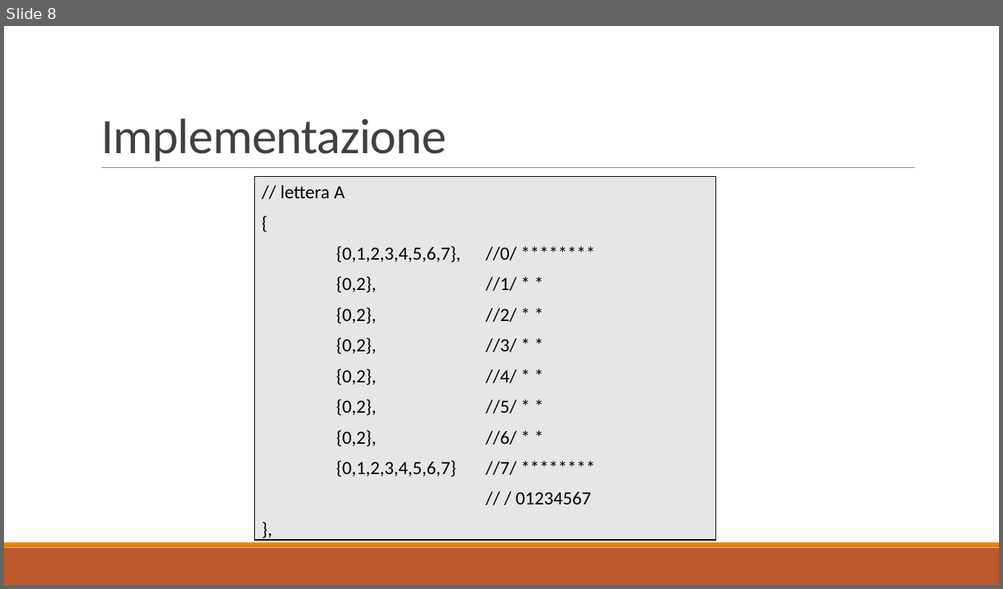
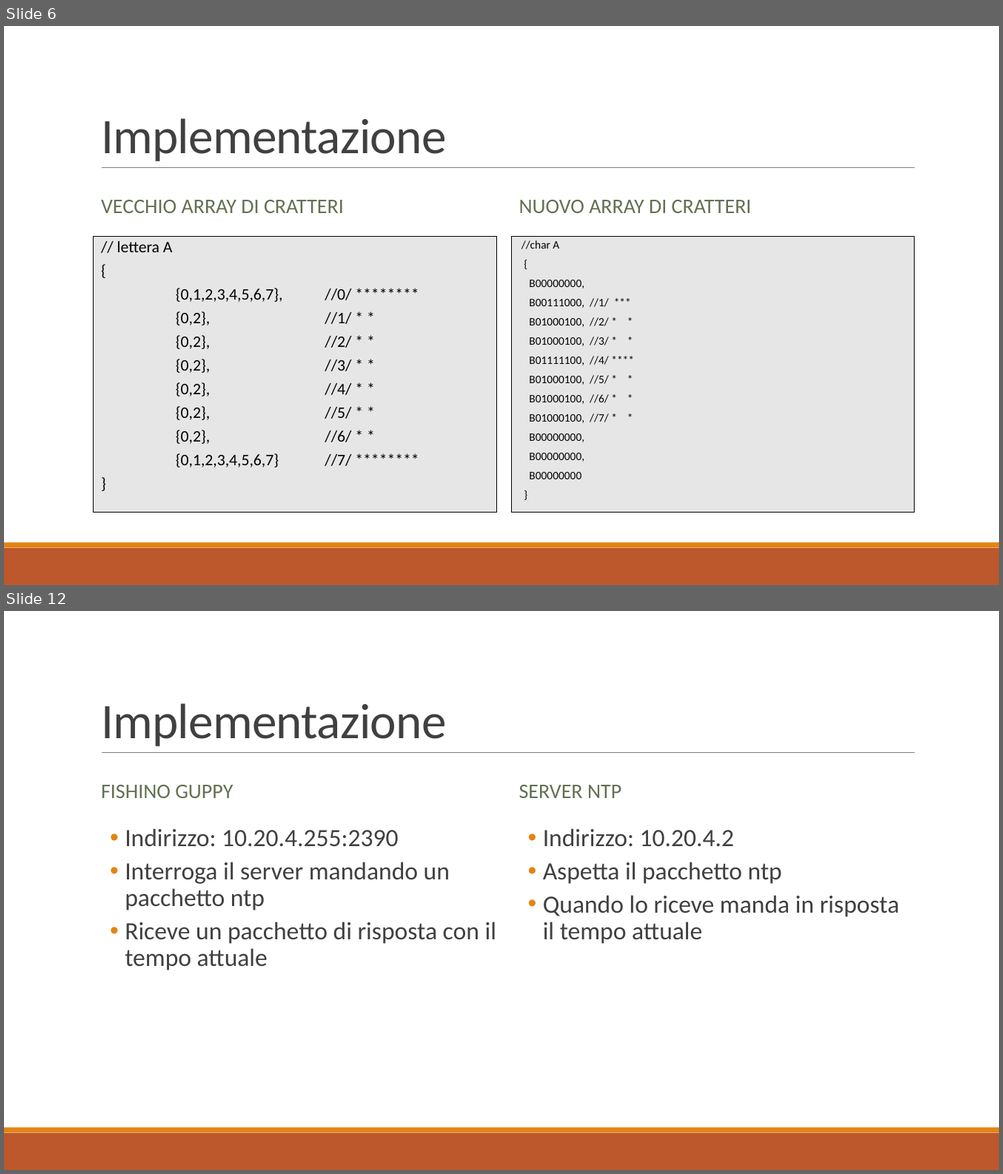
Before and after one commit to nemastojanovic/FanClock2, a slide deck: Documentazione/I3_PRESENTAZIONE_PROG3.pptx. Shown one above the other, each under a label of ours: slide 8 before the commit, slides 6 and 12 after it; the slides between them are not shown. The pictures are 1003x589 and 1003x1174 pixels, drawn with LibreOffice and Linux fonts; fonts in the diff are those of the drawing. Boxes give left, top, right and bottom in pixels: in the first picture for what was removed or moved away, otherwise in the second. Text is boxed around its words. In the diff, an @@ line names an element or a change of style, - is before the commit and + after.

```diff
--- a/Documentazione/I3_PRESENTAZIONE_PROG3.pptx
+++ b/Documentazione/I3_PRESENTAZIONE_PROG3.pptx
@@ slide 12 added at [4, 611, 999, 1170], background #FFFFFF; not listed: 3 template elements that a slide beside it also shows @@
@@ title added at [101, 703, 446, 746], 48 pt, text #404040 @@
+Implementazione
@@ text added at [101, 785, 233, 798], 20 pt, text #637052 @@
+FISHINO GUPPY
@@ text added at [519, 785, 621, 798], 20 pt, text #637052 @@
+SERVER NTP
@@ text added at [125, 829, 496, 971], 24 pt, text #404040 @@
+  • Indirizzo: 10.20.4.255:2390
+  • Interroga il server mandando un pacchetto ntp
+  • Riceve un pacchetto di risposta con il tempo attuale
@@ text added at [543, 829, 899, 944], 24 pt, text #404040 @@
+  • Indirizzo: 10.20.4.2
+  • Aspetta il pacchetto ntp
+  • Quando lo riceve manda in risposta il tempo attuale
@@ what was slide 8 is now slide 6 @@
@@ slide 6 changed as well @@
@@ text added at [101, 200, 344, 213], 20 pt, text #637052 @@
+VECCHIO ARRAY DI CRATTERI
@@ text added at [519, 200, 751, 213], 20 pt, text #637052 @@
+NUOVO ARRAY DI CRATTERI
@@ text "// lettera A": place and size @@
-text "// lettera A" at [254, 177, 716, 541]
+text "// lettera A" at [94, 236, 496, 511]
@@ text "// lettera A" at [94, 236, 496, 511]: rectangle to text @@
@@ text at [117, 241, 351, 468]: size 18 to 15.5 pt; line spacing 1 to 0.8 @@
@@ text added at [512, 236, 914, 511], fill #E7E6E6, outline #000000 0.75 pt, 11 pt, text #000000 @@
+//char A
+{
+B00000000,
+B00111000, //1/ ***
+B01000100, //2/ * *
+B01000100, //3/ * *
+B01111100, //4/ ****
+B01000100, //5/ * *
+B01000100, //6/ * *
+B01000100, //7/ * *
+B00000000,
+B00000000,
+B00000000
+}
@@ text at [515, 492, 591, 505]: text changed; size 18 to 15.5 pt @@
-// / 01234567
-},
+}
```
Also in this commit, not shown: 3 other slides changed, 9 other slides added, 12 slides removed.
